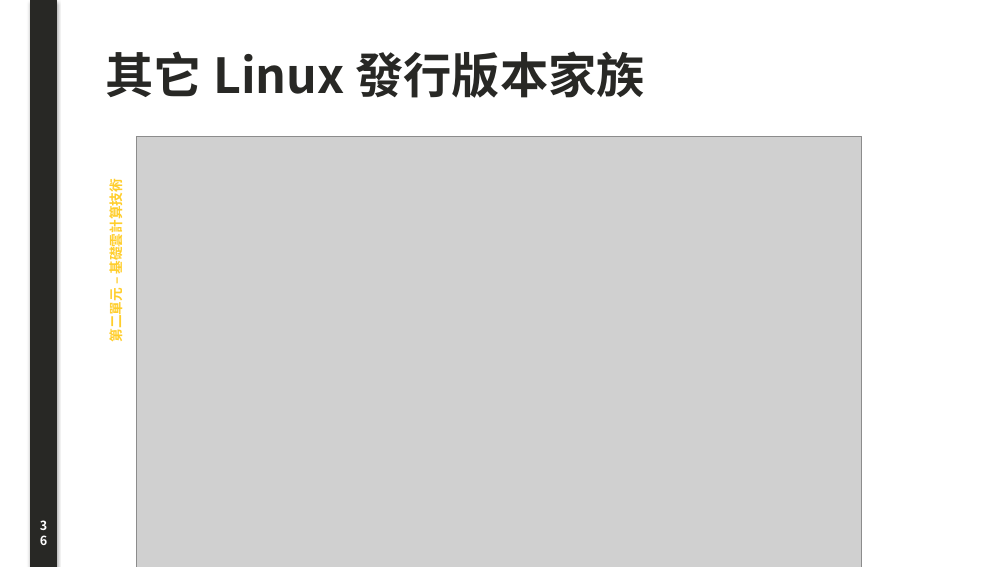
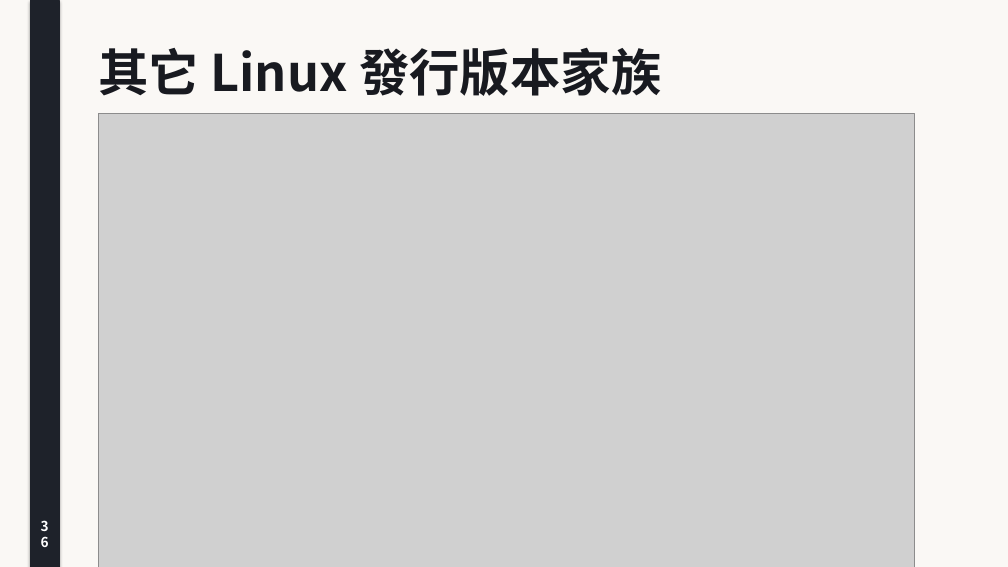
Before and after one commit to joe-ging/seed-cloud-curriculum, a slide deck: slide 36 of downloads/Deck01_Cloud_Foundations_Lecture_Note.pptx. Drawn at 1008x567 pixels with LibreOffice and Linux fonts; fonts in the diff are those of the drawing; grey boxes stand for pictures. Boxes give left, top, right and bottom in pixels: in the first picture for what was removed or moved away, otherwise in the second. Text is boxed around its words. In the diff, an @@ line names an element or a change of style, - is before the commit and + after.

```diff
--- a/downloads/Deck01_Cloud_Foundations_Lecture_Note.pptx
+++ b/downloads/Deck01_Cloud_Foundations_Lecture_Note.pptx
@@ rectangle added at (x1=0, y1=0, x2=1008, y2=567), fill #FAF8F5 @@
@@ rectangle at (x1=30, y1=0, x2=59, y2=567): fill #282825 to #1E222A; outline #282825 0.75 pt to #1E222A 0.75 pt @@
@@ text "其它 Linux 發行版本家族" moved from (x1=106, y1=51, x2=645, y2=98) to (x1=98, y1=47, x2=661, y2=96) @@
@@ text "其它 Linux 發行版本家族" at (x1=98, y1=47, x2=661, y2=96): size 46 to 48 pt, text colour #282825 to #181A20 @@
@@ picture resized from (x1=136, y1=136, x2=862, y2=567) to (x1=98, y1=113, x2=915, y2=567) @@
@@ text removed at (x1=106, y1=188, x2=126, y2=341) @@
-第二單元 – 基礎雲計算技術
@@ text "36" at (x1=30, y1=514, x2=59, y2=544): size 12 to 13 pt @@
```
Also in this commit, not shown: 39 other slides changed, 43 other files.
